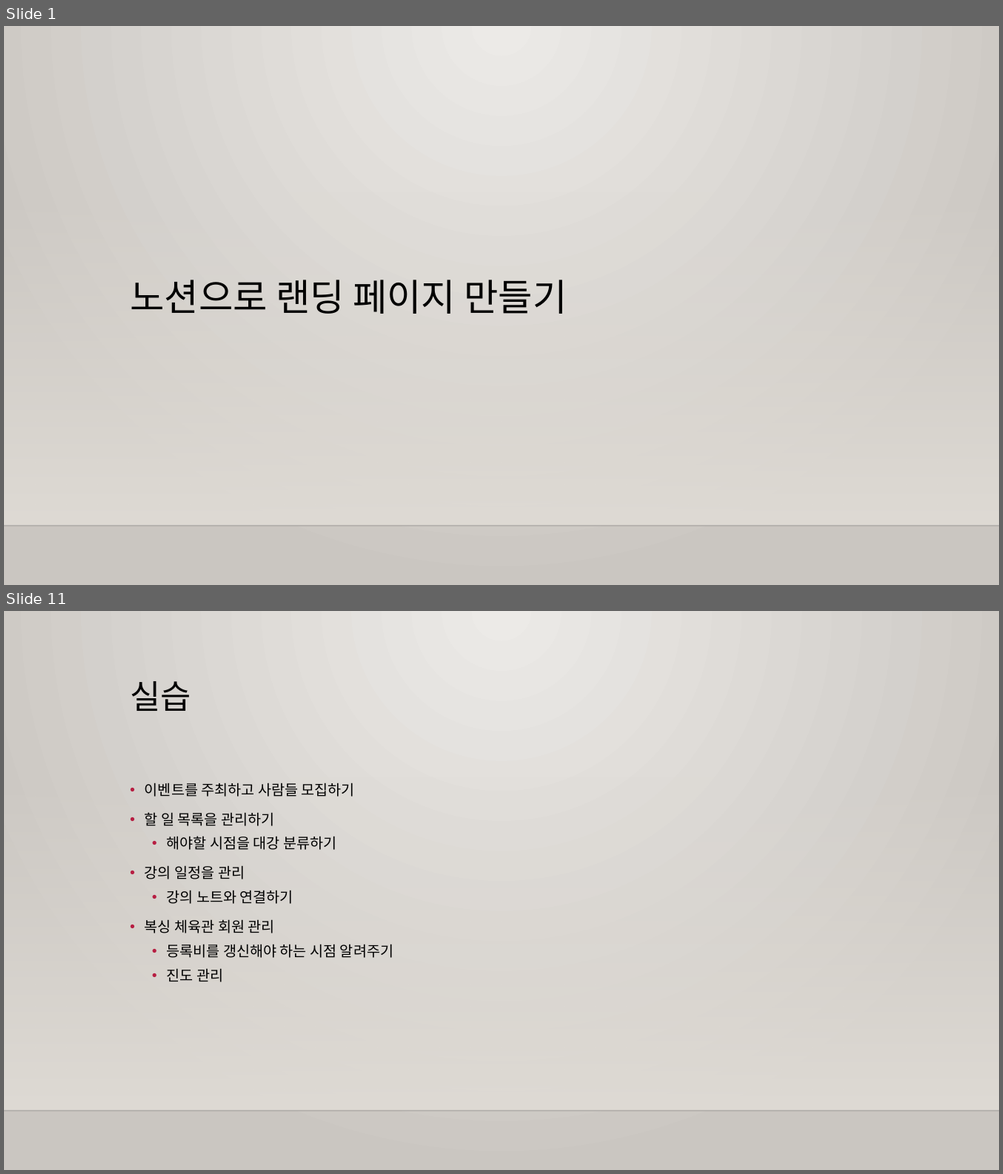
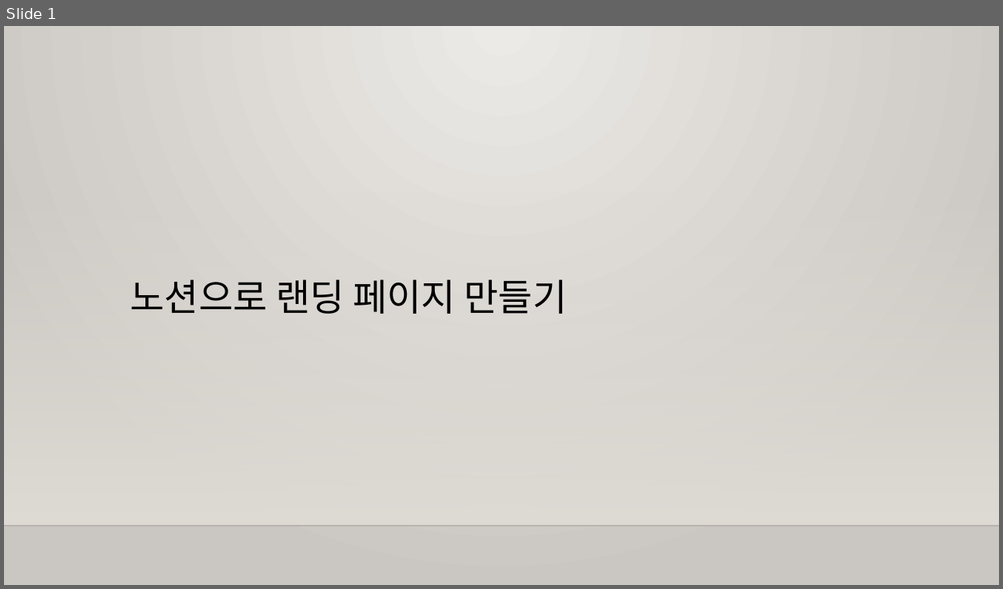
Before and after one commit to m00nlygreat/obsidian-vault, a slide deck: 노코드 엔지니어링/노션으로 랜딩페이지 만들기.pptx. Shown one above the other, each under a label of ours: slides 1 and 11 before the commit, slide 1 after it; the slides between them are not shown. The pictures are 1003x1174 and 1003x589 pixels, drawn with LibreOffice and Linux fonts; fonts in the diff are those of the drawing; background and template pictures are left out. Boxes give left, top, right and bottom in pixels: in the first picture for what was removed or moved away, otherwise in the second. Text is boxed around its words. In the diff, an @@ line names an element or a change of style, - is before the commit and + after.

```diff
--- a/노코드 엔지니어링/노션으로 랜딩페이지 만들기.pptx
+++ b/노코드 엔지니어링/노션으로 랜딩페이지 만들기.pptx
@@ slide 11 removed at (4,611,999,1170), background gradient #ECEAE7 to #CAC7C1; not listed: 2 template elements that a slide beside it also shows @@
@@ title removed at (130,681,190,711) @@
-실습
@@ text removed at (145,783,393,982) @@
-• 이벤트를 주최하고 사람들 모집하기
-• 할 일 목록을 관리하기
-  • 해야할 시점을 대강 분류하기
-• 강의 일정을 관리
-  • 강의 노트와 연결하기
-• 복싱 체육관 회원 관리
-  • 등록비를 갱신해야 하는 시점 알려주기
-  • 진도 관리
```
Also in this commit, not shown: 7 slides changed, 17 slides added, 2 other slides removed, 3 other files.
